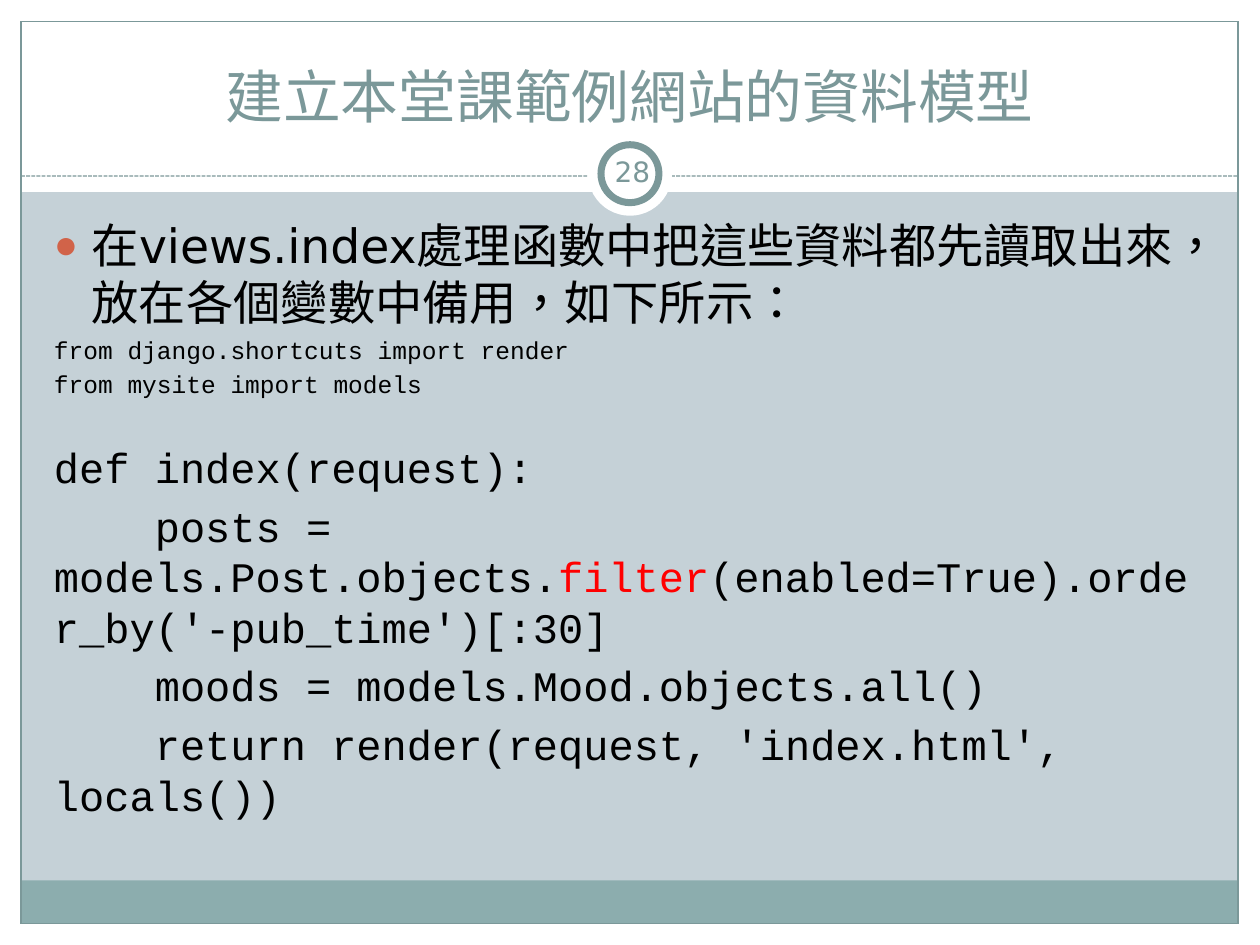
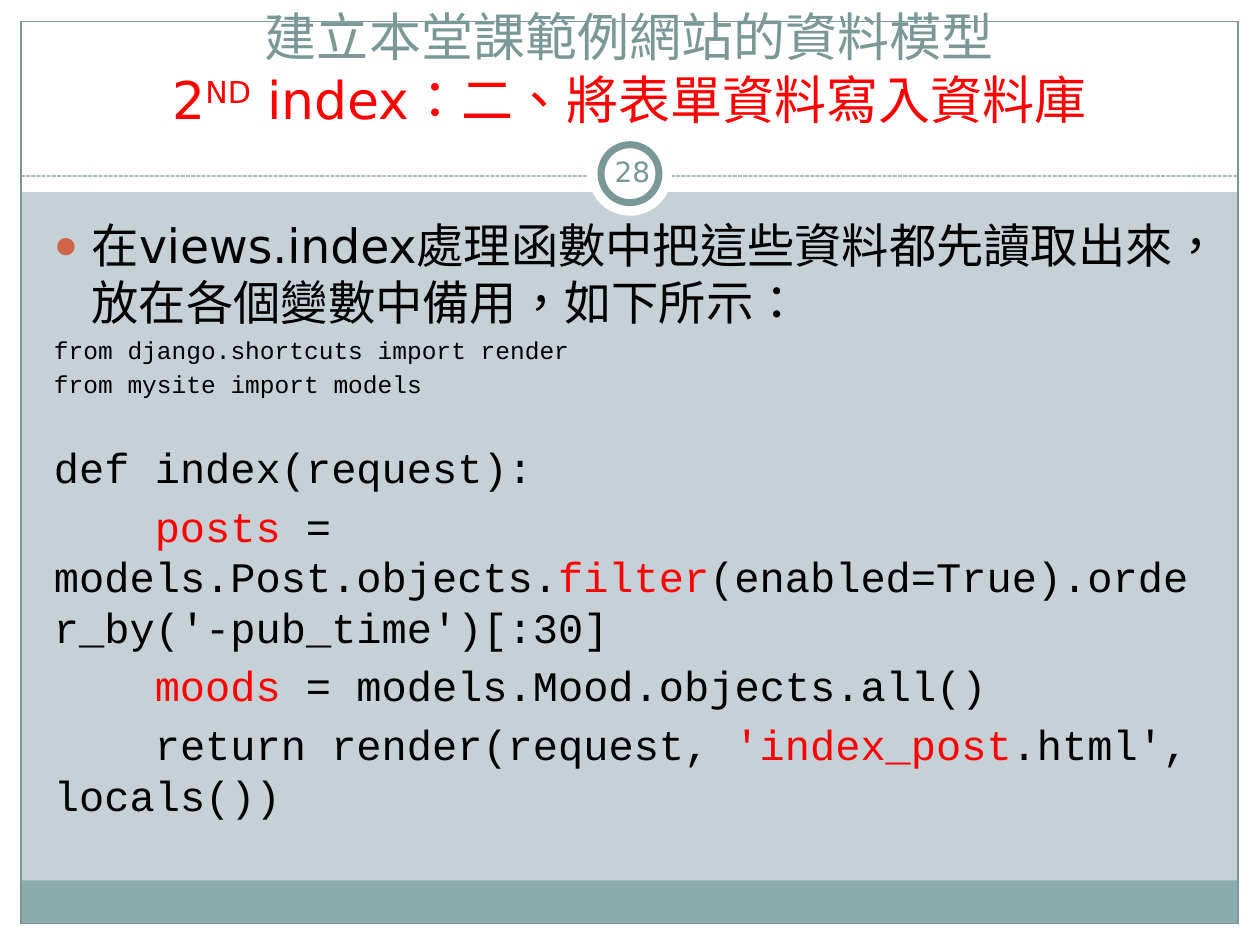
Before and after one commit to jacktea88/406django, a slide deck: slide 28 of ch08/Django4-ch08.pptx. Drawn at 1260x945 pixels with LibreOffice and Linux fonts; fonts in the diff are those of the drawing. Boxes give left, top, right and bottom in pixels: in the first picture for what was removed or moved away, otherwise in the second. Text is boxed around its words. In the diff, an @@ line names an element or a change of style, - is before the commit and + after.

Commit message:
更新ch08 表單

```diff
--- a/ch08/Django4-ch08.pptx
+++ b/ch08/Django4-ch08.pptx
@@ title at (265,12,1086,123): text changed; size 33 to 29.7 pt; text colour #7C999A to #FF0000 @@
-建立本堂課範例網站的資料模型
+建立本堂課範例網站的資料模型
+2ND index：二、將表單資料寫入資料庫
@@ text at (54,514,1188,710): text colour #000000 to #FF0000 in "posts", "moods" @@
@@ text at (54,730,1188,820): text changed @@
-return render(request, 'index.html', locals())
+return render(request, 'index_post.html', locals())
```
Also in this commit, not shown: 39 other slides changed, 1 slide added, 1 slide removed, 14 other files.
